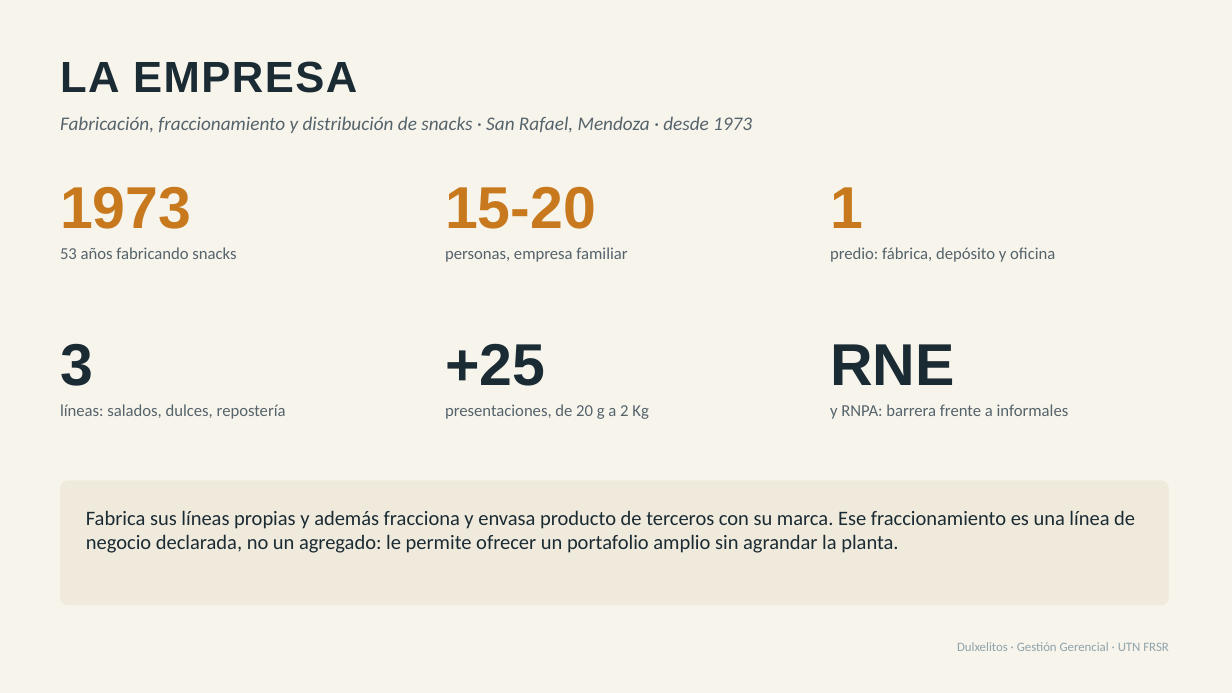
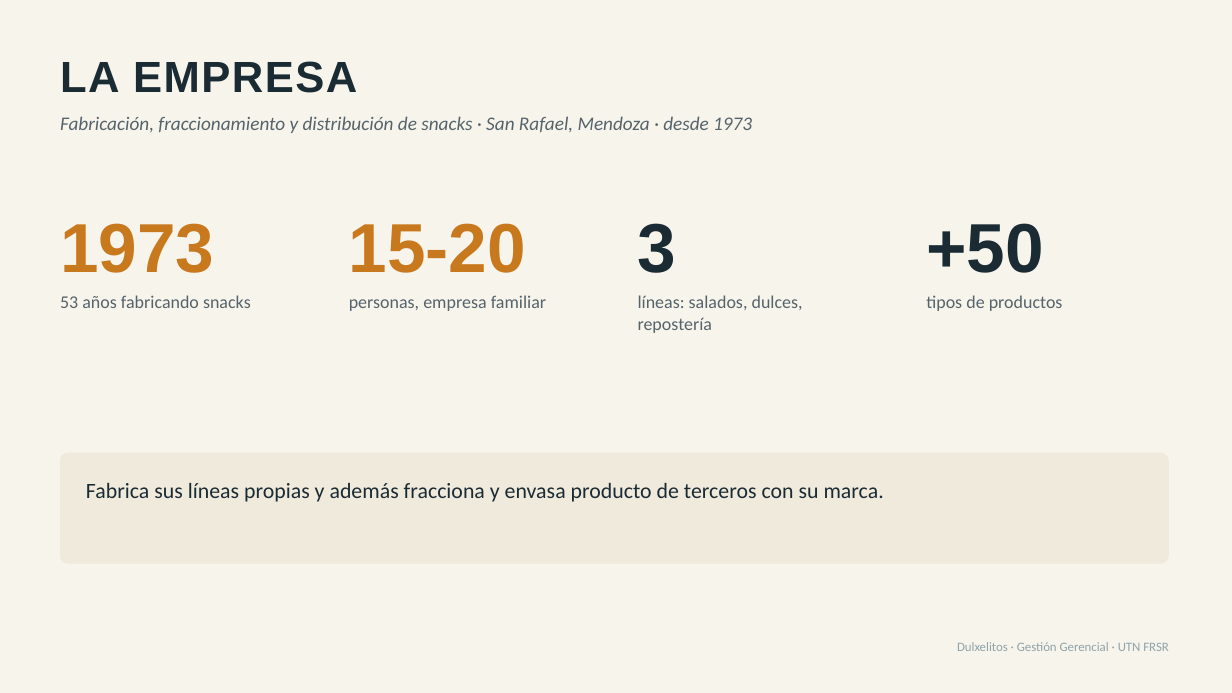
Before and after one commit to emisorato1/gestion-gerencial-2026, a slide deck: slide 2 of Material Campus/Proyecto Final/Proyecto/Entrega/Presentación TP Final Parte 1 - Dulxelitos.pptx. Drawn at 1232x693 pixels with LibreOffice and Linux fonts; fonts in the diff are those of the drawing. Boxes give left, top, right and bottom in pixels: in the first picture for what was removed or moved away, otherwise in the second. Text is boxed around its words. In the diff, an @@ line names an element or a change of style, - is before the commit and + after.

```diff
--- a/Material Campus/Proyecto Final/Proyecto/Entrega/Presentación TP Final Parte 1 - Dulxelitos.pptx
+++ b/Material Campus/Proyecto Final/Proyecto/Entrega/Presentación TP Final Parte 1 - Dulxelitos.pptx
@@ text "1973": place and size @@
-text "1973" at [60, 186, 191, 229]
+text "1973" at [60, 223, 214, 273]
@@ text "15-20": place and size @@
-text "15-20" at [445, 186, 596, 229]
+text "15-20" at [349, 223, 526, 273]
@@ size 46 to 54 pt in 3 elements at [60, 223, 214, 273], [349, 223, 526, 273], [638, 223, 677, 273] @@
@@ text "3": place and size @@
-text "3" at [60, 343, 93, 386]
+text "3" at [638, 223, 677, 273]
@@ text removed at [830, 187, 863, 228] @@
-1
@@ text added at [926, 223, 1043, 273], 54 pt, text #1B2B34, bold @@
++50
@@ text removed at [830, 247, 1055, 262] @@
-predio: fábrica, depósito y oficina
@@ text "53 años fabricando snacks": place and size @@
-text "53 años fabricando snacks" at [60, 247, 236, 259]
+text "53 años fabricando snacks" at [60, 295, 251, 308]
@@ text "personas, empresa familiar": place and size @@
-text "personas, empresa familiar" at [445, 247, 627, 262]
+text "personas, empresa familiar" at [349, 295, 546, 311]
@@ size 13 to 14 pt in 3 elements at [60, 295, 251, 308], [349, 295, 546, 311], [638, 295, 803, 333] @@
@@ text "líneas: salados, dulces, repostería": place and size @@
-text "líneas: salados, dulces, repostería" at [60, 404, 286, 419]
+text "líneas: salados, dulces, repostería" at [638, 295, 803, 333]
@@ text added at [926, 295, 1063, 311], 14 pt, text #55636B @@
+tipos de productos
@@ text removed at [445, 343, 545, 386] @@
-+25
@@ text removed at [830, 344, 955, 385] @@
-RNE
@@ text removed at [445, 404, 648, 419] @@
-presentaciones, de 20 g a 2 Kg
@@ text removed at [830, 404, 1069, 419] @@
-y RNPA: barrera frente a informales
@@ rounded rectangle: place and size @@
-rounded rectangle at [60, 481, 1169, 605]
+rounded rectangle at [60, 453, 1169, 564]
@@ rounded rectangle at [60, 453, 1169, 564]: proportions changed @@
@@ text at [86, 483, 884, 502]: text changed; size 16 to 17 pt @@
-Fabrica sus líneas propias y además fracciona y envasa producto de terceros con su marca. Ese fraccionamiento es una línea de negocio declarada, no un agregado: le permite ofrecer un portafolio amplio sin agrandar la planta.
+Fabrica sus líneas propias y además fracciona y envasa producto de terceros con su marca.
```
Also in this commit, not shown: 6 other slides changed, 1 slide removed, 1 other file.
